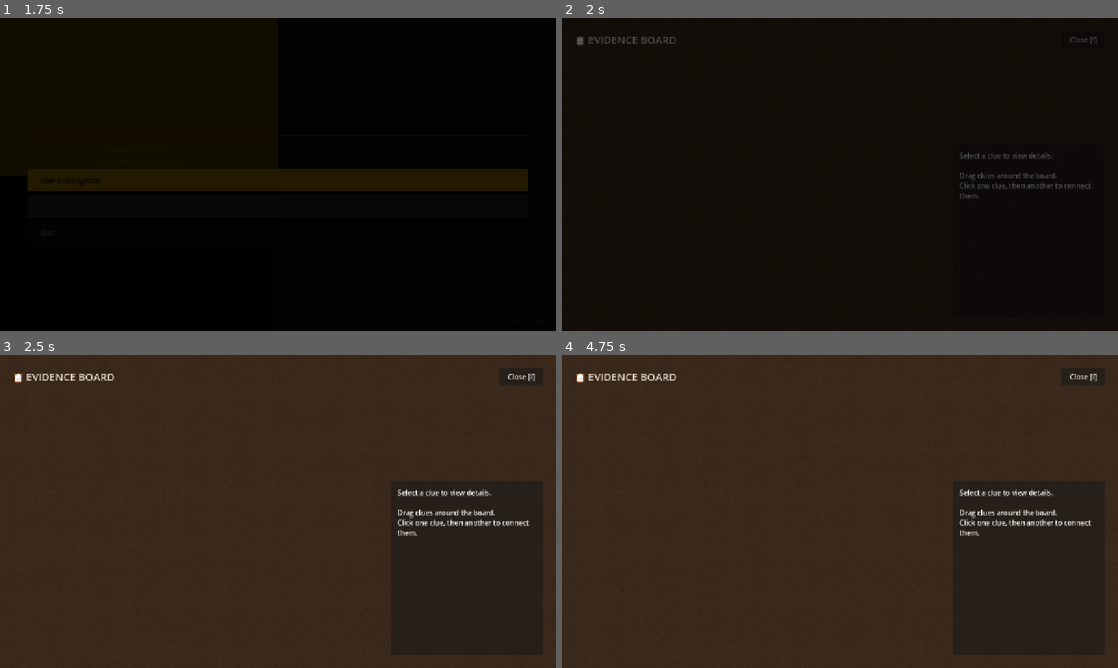
Above: before the commit, frames 1-4 (two rows, left to right).
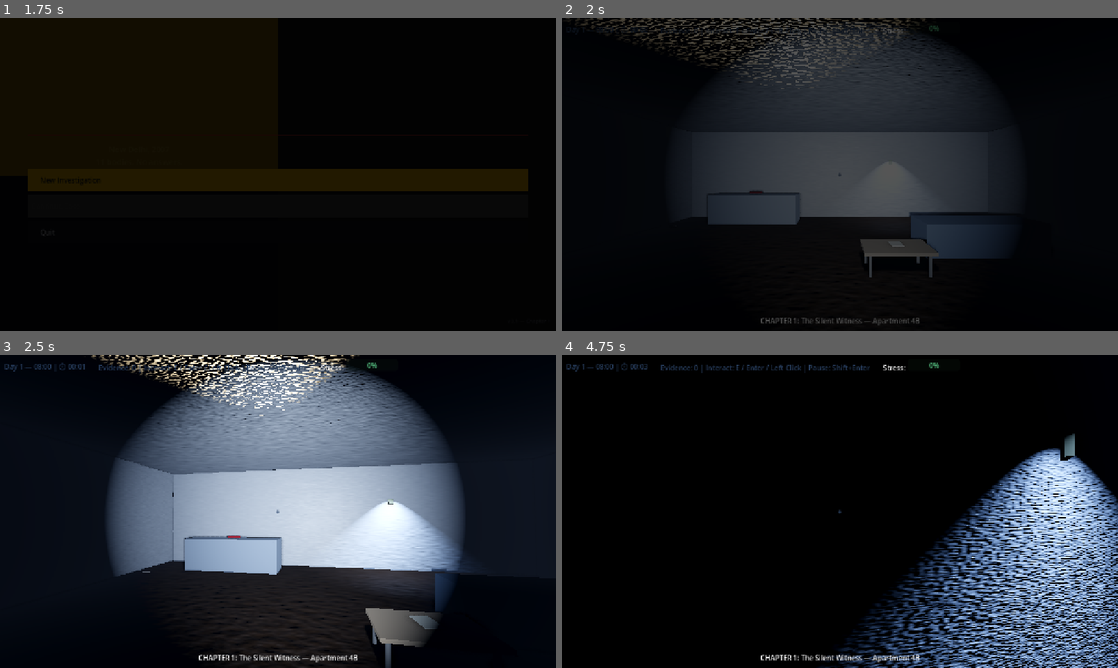
Above: after the commit, the same moments.

Repository: Kubendra2004/Echoes-of-Eleven
Game: Godot game, scene res://scenes/main_menu/main_menu.tscn
Same seed, same stepped clock (60 frames per second), same inputs: the game is played once before the commit and once after it.
Inputs (mouse positions are in pixels of both pictures, inside the frame that each line leads up to):
- Up to frame 1 (1.75 s): tap Enter (ui_accept) at 0.5, 0.77 s; move the mouse to (400, 158) at 0.52 s; hold D 0.53-1.25 s; hold E (interact) 0.53-1.25 s; click (400, 158) at 0.67 s; click "New Investigation" at 1.25 s
- Up to frame 2 (2 s): no input
- Up to frame 3 (2.5 s): move the mouse to (250, 511) at 2.02 s; hold Up (ui_up) from 2.03 s (still down); tap E (interact) at 2.1 s; click (250, 511) at 2.17 s; tap Enter (ui_accept) at 2.27 s
- Up to frame 4 (4.75 s): keep holding Up (ui_up); move the mouse to (851, 505) at 2.77 s; hold E (interact) 2.78-3.53 s; tap Space (qte_action) at 2.85 s; click (851, 505) at 2.92 s; move the mouse to (834, 517) at 3.52 s; tap Keypad Enter at 3.6 s; click (834, 517) at 3.67 s; tap Enter (ui_accept) at 3.77, 4.52 s; tap E (interact) at 3.8 s; move the mouse to (878, 514) at 4.27 s; hold E (interact) from 4.28 s (still down); tap F at 4.35 s; click (878, 514) at 4.42 s

Frame 1 is identical in both runs. In frame 2, 32% of the frame differs, in the area x 2-97%, y 0-99%; in frame 3, 96%; in frame 4, 100%, in the area x 0-100%, y 0-100%.
Error before the commit: Parse Error: Identifier "corkboard_bg" not declared in the current scope. (res://scripts/ui/deduction_board.gd:25)

Commit message:
chore: Final project documentation and robust state cleanup - Stabilized Chapter 2 scene file and input logic - Fixed transitions hanging when executed from a paused state - Overhauled README.md with Docker instructions and updated status

Diff:
--- a/scenes/chapter2/sullivan_office.tscn
+++ b/scenes/chapter2/sullivan_office.tscn
@@ -163,11 +163,14 @@
 clue_id = "business_contract"
 clue_display_name = "Disputed Business Contract"
 examine_text = "A partnership contract between Marcus Sullivan and Arjun Mehta. Handwritten 'VOID' scrawled across the last page — but the signature is unmistakably Arjun's. Why would he void his own contract?"
+
 [node name="MeshInstance3D" type="MeshInstance3D" parent="Clues/BusinessContract"]
 mesh = SubResource("BoxMesh_clue")
 surface_material_override/0 = SubResource("Mat_document")
+
 [node name="CollisionShape3D" type="CollisionShape3D" parent="Clues/BusinessContract"]
 shape = SubResource("BoxShape3D_clue")
+
 [node name="Label3D" type="Label3D" parent="Clues/BusinessContract"]
 position = Vector3(0, 0.3, 0)
 pixel_size = 0.005
@@ -180,11 +183,14 @@
 clue_id = "insurance_policy"
 clue_display_name = "Life Insurance Policy"
 examine_text = "A Rs. 2 crore life insurance policy on Arjun Mehta. Beneficiary: Marcus Sullivan. The policy was taken out exactly 90 days before the murder. Someone was planning ahead."
+
 [node name="MeshInstance3D" type="MeshInstance3D" parent="Clues/InsurancePolicy"]
 mesh = SubResource("BoxMesh_safe")
 surface_material_override/0 = SubResource("Mat_safe")
+
 [node name="CollisionShape3D" type="CollisionShape3D" parent="Clues/InsurancePolicy"]
 shape = SubResource("BoxShape3D_clue")
+
 [node name="Label3D" type="Label3D" parent="Clues/InsurancePolicy"]
 position = Vector3(0, 0.3, 0)
 pixel_size = 0.005
@@ -197,11 +203,14 @@
 clue_id = "marcus_office_intro"
 clue_display_name = "DA's Subpoena Letter"
 examine_text = "A sealed forensic letter from the DA's office. Sullivan was subpoenaed for phone records tied to Arjun Mehta's case. He received this three days ago — yet he claimed ignorance of any police interest."
+
 [node name="MeshInstance3D" type="MeshInstance3D" parent="Clues/OfficeLetter"]
 mesh = SubResource("BoxMesh_clue")
 surface_material_override/0 = SubResource("Mat_document")
+
 [node name="CollisionShape3D" type="CollisionShape3D" parent="Clues/OfficeLetter"]
 shape = SubResource("BoxShape3D_clue")
+
 [node name="Label3D" type="Label3D" parent="Clues/OfficeLetter"]
 position = Vector3(0, 0.3, 0)
 pixel_size = 0.005
@@ -214,11 +223,14 @@
 clue_id = "parking_receipt"
 clue_display_name = "Parking Receipt"
 examine_text = "A crumpled parking receipt from Vasant Vihar. Timestamp: 11:31 PM, the night of the murder. Vasant Vihar is two blocks from Arjun's apartment. Sullivan said he was at Crown Plaza restaurant. He lied."
+
 [node name="MeshInstance3D" type="MeshInstance3D" parent="Clues/ParkingReceipt"]
 mesh = SubResource("BoxMesh_clue")
 surface_material_override/0 = SubResource("Mat_document")
+
 [node name="CollisionShape3D" type="CollisionShape3D" parent="Clues/ParkingReceipt"]
 shape = SubResource("BoxShape3D_clue")
+
 [node name="Label3D" type="Label3D" parent="Clues/ParkingReceipt"]
 position = Vector3(0, 0.3, 0)
 pixel_size = 0.005
@@ -231,11 +243,14 @@
 clue_id = "mystery_key"
 clue_display_name = "Unmarked Key"
 examine_text = "A small, unmarked key. The tag has been removed but you can make out a partial stamp: 'NDRS L47'. New Delhi Railway Station, Locker 47. What did Sullivan hide there?"
+
 [node name="MeshInstance3D" type="MeshInstance3D" parent="Clues/MysteryKey"]
 mesh = SubResource("BoxMesh_key")
 surface_material_override/0 = SubResource("Mat_key")
+
 [node name="CollisionShape3D" type="CollisionShape3D" parent="Clues/MysteryKey"]
 shape = SubResource("BoxShape3D_clue")
+
 [node name="Label3D" type="Label3D" parent="Clues/MysteryKey"]
 position = Vector3(0, 0.3, 0)
 pixel_size = 0.005
@@ -255,15 +270,27 @@
 [node name="CrosshairUI" type="CanvasLayer" parent="Player"]
 [node name="Crosshair" type="Label" parent="Player/CrosshairUI"]
 anchors_preset = 8
-anchor_left = 0.5; anchor_top = 0.5; anchor_right = 0.5; anchor_bottom = 0.5
-offset_left = -10; offset_top = -10; offset_right = 10; offset_bottom = 10
+anchor_left = 0.5
+anchor_top = 0.5
+anchor_right = 0.5
+anchor_bottom = 0.5
+offset_left = -10
+offset_top = -10
+offset_right = 10
+offset_bottom = 10
 text = "+"
 horizontal_alignment = 1
 vertical_alignment = 1
 [node name="InteractHint" type="Label" parent="Player/CrosshairUI"]
 anchors_preset = 8
-anchor_left = 0.5; anchor_top = 0.5; anchor_right = 0.5; anchor_bottom = 0.5
-offset_left = -100; offset_top = 20; offset_right = 100; offset_bottom = 50
+anchor_left = 0.5
+anchor_top = 0.5
+anchor_right = 0.5
+anchor_bottom = 0.5
+offset_left = -100
+offset_top = 20
+offset_right = 100
+offset_bottom = 50
 text = ""
 horizontal_alignment = 1
 
@@ -278,7 +305,11 @@
 layer = 2
 [node name="Label" type="Label" parent="ChapterLabel"]
 anchors_preset = 1
-anchor_left = 1.0; anchor_right = 1.0
-offset_left = -200; offset_top = 8; offset_right = -8; offset_bottom = 36
+anchor_left = 1.0
+anchor_right = 1.0
+offset_left = -200
+offset_top = 8
+offset_right = -8
+offset_bottom = 36
 text = "Chapter 2: The Warning"
 horizontal_alignment = 2
--- a/scripts/autoload/scene_manager.gd
+++ b/scripts/autoload/scene_manager.gd
@@ -12,6 +12,9 @@
 var _tween: Tween
 
 func _ready() -> void:
+	# Ensure transitions play even if the game is paused
+	process_mode = Node.PROCESS_MODE_ALWAYS
+
 	# Create a full-screen overlay for fade transitions
 	_transition_overlay = ColorRect.new()
 	_transition_overlay.color = Color.BLACK
@@ -49,6 +52,8 @@
 	_tween.tween_property(_transition_overlay, "modulate:a", 0.0, fade_duration)
 	await _tween.finished
 
+	# Guarantee the game is unpaused when a new scene begins
+	get_tree().paused = false
 	transition_finished.emit()
 
 ## Quick scene change without fade
--- a/scripts/systems/chapter1_controller.gd
+++ b/scripts/systems/chapter1_controller.gd
@@ -266,6 +266,9 @@
 	_show_chapter_complete_screen(outcome)
 
 func _show_chapter_complete_screen(outcome: String) -> void:
+	get_tree().paused = true
+	Input.mouse_mode = Input.MOUSE_MODE_VISIBLE
+
 	var overlay = CanvasLayer.new()
 	overlay.layer = 50
 	add_child(overlay)
--- a/scripts/systems/chapter2_controller.gd
+++ b/scripts/systems/chapter2_controller.gd
@@ -133,6 +133,9 @@
 	_show_chapter_complete()
 
 func _show_chapter_complete() -> void:
+	get_tree().paused = true
+	Input.mouse_mode = Input.MOUSE_MODE_VISIBLE
+
 	var overlay = CanvasLayer.new()
 	overlay.layer = 50
 	add_child(overlay)
--- a/scripts/systems/fps_interaction.gd
+++ b/scripts/systems/fps_interaction.gd
@@ -18,9 +18,11 @@
 	enabled = true
 	collide_with_areas = true
 	collide_with_bodies = true
-	interact_hint.modulate = Color(0.1, 0.18, 0.28, 0.0)
-	interact_hint.visible = true # Always visible but alpha controlled
-	crosshair_label.modulate = _crosshair_color_current
+	if interact_hint:
+		interact_hint.modulate = Color(0.1, 0.18, 0.28, 0.0)
+		interact_hint.visible = true # Always visible but alpha controlled
+	if crosshair_label:
+		crosshair_label.modulate = _crosshair_color_current
 
 func _process(delta: float) -> void:
 	_pulse_time += delta
@@ -37,17 +39,20 @@
 
 	# Smooth alpha fade
 	_hint_alpha_current = lerpf(_hint_alpha_current, _hint_alpha_target, 10.0 * delta)
-	interact_hint.modulate.a = _hint_alpha_current
+	if interact_hint:
+		interact_hint.modulate.a = _hint_alpha_current
 
 	# Smooth crosshair color transition
 	_crosshair_color_current = _crosshair_color_current.lerp(_crosshair_color_target, 10.0 * delta)
-	crosshair_label.modulate = _crosshair_color_current
+	if crosshair_label:
+		crosshair_label.modulate = _crosshair_color_current
 
-	if _hint_alpha_current > 0.01:
-		var pulse = 0.95 + sin(_pulse_time * 4.0) * 0.05
-		interact_hint.scale = Vector2(pulse, pulse)
-	else:
-		interact_hint.scale = Vector2.ONE
+	if interact_hint:
+		if _hint_alpha_current > 0.01:
+			var pulse = 0.95 + sin(_pulse_time * 4.0) * 0.05
+			interact_hint.scale = Vector2(pulse, pulse)
+		else:
+			interact_hint.scale = Vector2.ONE
 
 func _update_hint() -> void:
 	if _current_target == null:
@@ -59,13 +64,16 @@
 	if _current_target is Area3D:
 		var parent = _current_target
 		if parent.has_method("_examine") or parent.has_method("_talk"):
+			var text = ""
+			if parent.has_method("_examine"):
+				text = "[E / Enter / Left Click] Examine"
+			elif parent.has_method("_talk"):
+				text = "[E / Enter / Left Click] Talk"
+
+			if interact_hint:
+				interact_hint.text = text
 			_hint_alpha_target = 1.0
-			_crosshair_color_target = Color(0.95, 0.82, 0.35, 1.0)
-
-			if parent.has_method("_examine"):
-				interact_hint.text = "[E / Enter / Left Click] Examine"
-			elif parent.has_method("_talk"):
-				interact_hint.text = "[E / Enter / Left Click] Talk"
+			_crosshair_color_target = Color(1.0, 0.8, 0.3, 1.0)
 			return
 
 	_hint_alpha_target = 0.0
--- a/scripts/ui/deduction_board.gd
+++ b/scripts/ui/deduction_board.gd
@@ -4,6 +4,7 @@
 extends CanvasLayer
 
 # --- Scene refs (built from actual .tscn node tree) ---
+@onready var corkboard_bg: TextureRect = $CorkboardBG
 @onready var lines_layer: Control  = $LinesLayer
 @onready var nodes_layer: Control  = $NodesLayer
 @onready var close_btn: Button     = $Overlay/TopBar/CloseButton
--- a/scripts/ui/main_menu.gd
+++ b/scripts/ui/main_menu.gd
@@ -17,6 +17,10 @@
 var _all_btns: Array[Button] = []
 
 func _ready() -> void:
+	# Guarantee clean state when entering main menu
+	get_tree().paused = false
+	Input.mouse_mode = Input.MOUSE_MODE_VISIBLE
+
 	_build_ui()
 	_animate_intro()
 
Not shown, changed: README.md
